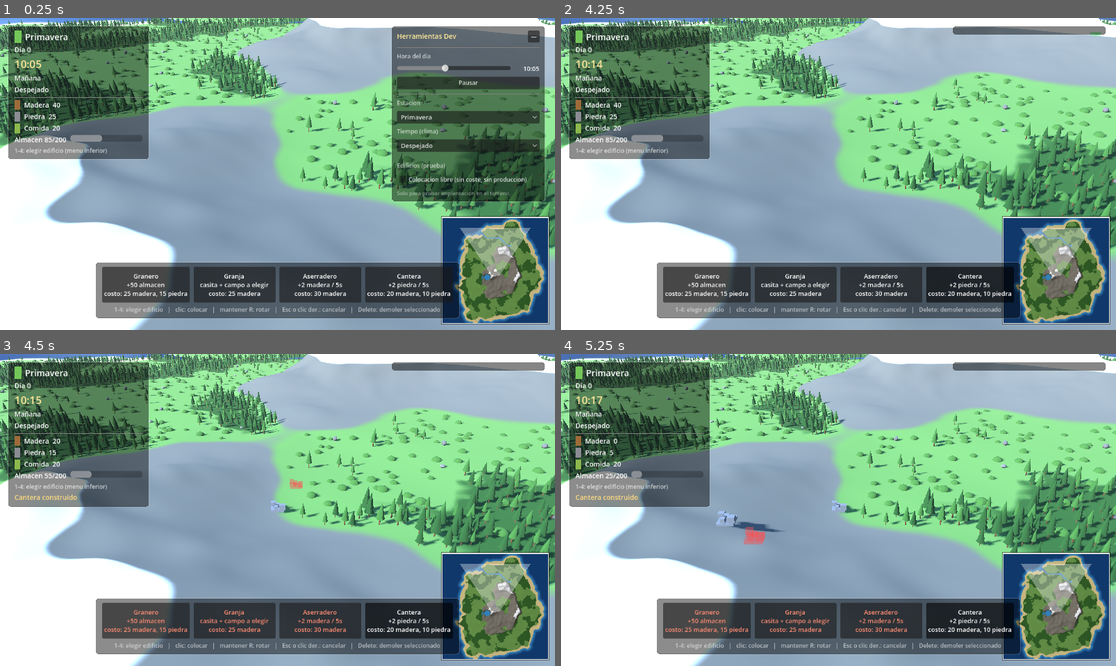
Above: before the commit, frames 1-4 (two rows, left to right).
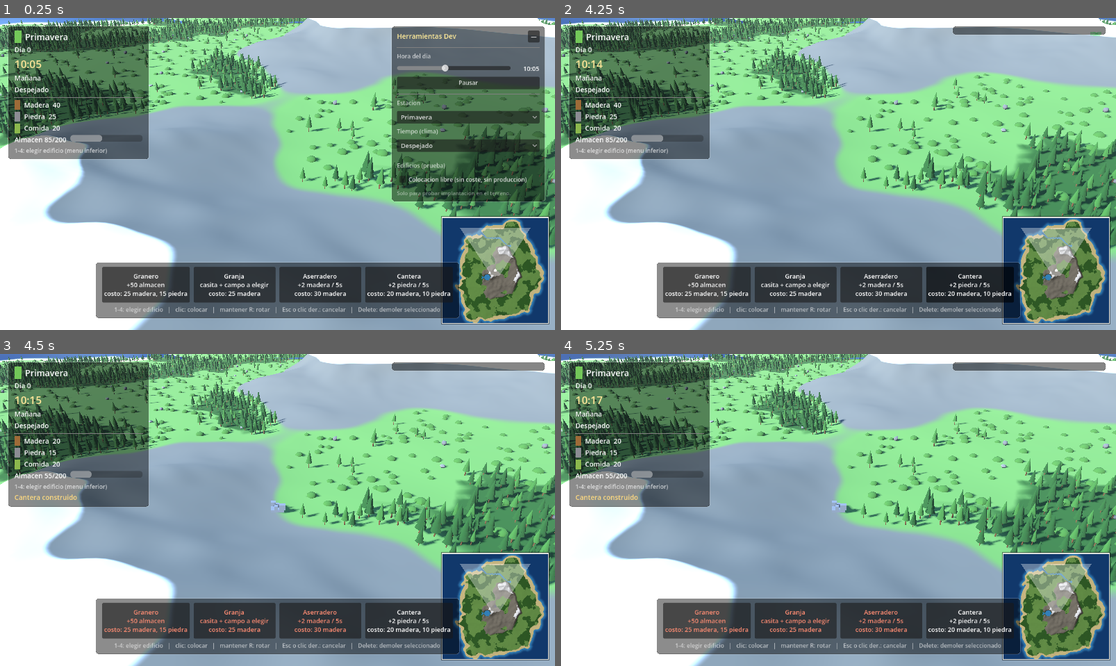
Above: after the commit, the same moments.

Repository: Juanlucg/AgeOfTowns3D
Game: Godot game, scene res://scenes/Main.tscn
Two runs of this game, one before a commit and one after it. Both use one fixed random seed, a clock stepped at 60 frames per second and the inputs below.
Inputs (mouse positions are in pixels of both pictures, inside the frame that each line leads up to):
- Up to frame 1 (0.25 s): no input
- Up to frame 2 (4.25 s): click "Granero +50 almacen costo: 25…" at 0.5 s; click "Granja casita + campo a elegi…" at 1.25 s; click "Aserradero +2 madera / 5s cos…" at 2 s; click "Cantera +2 piedra / 5s costo:…" at 2.75 s; click "—" at 3.5 s
- Up to frame 3 (4.5 s): tap Enter at 4.25 s; drag from (277, 510) to (333, 441) at 4.27 s
- Up to frame 4 (5.25 s): drag from (727, 525) to (810, 572) at 5.02 s

Frames 1-2 are identical in both runs. In frame 3, less than 0.1% of the frame differs, in the area x 52-55%, y 40-44%; in frame 4, 0.5%, in the area x 8-40%, y 27-62%.

Commit message:
Fix: menu se monta mal + auto-deseleccionar tras colocar
BuildingInfoMenu (reescrito):
- Reemplazo atomico del _content (VBox unico) en lugar de queue_free los
  hijos sueltos, que era deferido y producia paneles solapados.
- custom_minimum_size fijo de 320 px de ancho: layout estable desde el
  primer frame, sin solapamientos.
- Posicionamiento con await process_frame para que size sea valido,
  y clamp minimo de 8 px para evitar posiciones invalidas.

Buildings._place:
- Al final (cuando NO es granja), llamaba 'deselect()' que era la nueva
  funcion para limpiar foco de edificio COLOCADO. Eso dejaba _pending
  intacto y el fantasma de colocacion seguia al cursor.
- Ahora llama 'cancel_placement()' (la vieja renombrada): limpia _pending,
  libera el fantasma, y emite selection_changed.emit(&"") que resetea
  los botones del BuildMenu.

Diff:
--- a/scripts/BuildingInfoMenu.gd
+++ b/scripts/BuildingInfoMenu.gd
@@ -1,18 +1,16 @@
 extends PanelContainer
 class_name BuildingInfoMenu
-## Popup contextual que aparece al hacer clic en un edificio colocado.
-## Inspirado en menus de city-builders (Garrison, Banished...):
-## header con icono + nombre + descripcion, barra de capacidad,
-## lista de trabajadores con mood, y barra de acciones inferior.
+## Popup contextual al hacer clic en un edificio colocado. Inspirado en
+## city-builders: header (icono + nombre), descripcion, capacidad,
+## trabajadores, storage global y barra de acciones (Demoler).
+##
+## Reconstruccion atomica: un unico VBox `_content` se reemplaza entero
+## cada vez, evitando el solapamiento de paneles que se daba al
+## queue_free() los hijos sueltos.
 
 const _BIOME_NAMES := {0: "llanura", 1: "bosque", 2: "montaña"}
-const _RESOURCE_COLORS := {
-	"madera": Color(0.62, 0.42, 0.22),
-	"piedra": Color(0.55, 0.55, 0.58),
-	"comida": Color(0.55, 0.72, 0.30),
-}
-
-
+
+var _content: VBoxContainer = null
 var _record: BuildingRecord = null
 var _buildings: Buildings = null
 
@@ -21,7 +19,7 @@
 	mouse_filter = Control.MOUSE_FILTER_STOP
 	visible = false
 	z_index = 100
-	custom_minimum_size = Vector2(280, 0)
+	custom_minimum_size = Vector2(320, 0)
 
 
 func bind(buildings: Buildings) -> void:
@@ -30,23 +28,66 @@
 
 func show_for(record: BuildingRecord, at: Vector2) -> void:
 	_record = record
-	_clear()
+	# Reemplazo atomico: quito el content viejo y meto el nuevo sin
+	# solapamiento (queue_free es diferido, free inmediato).
+	if _content != null and is_instance_valid(_content):
+		_content.queue_free()
+	_content = VBoxContainer.new()
+	_content.add_theme_constant_override("separation", 8)
+	add_child(_content)
+
 	var def := _buildings.get_def(record.type)
 	if def == null:
 		hide_menu()
 		return
 
-	# --- Header: icono + nombre + cerrar ---
-	var header := HBoxContainer.new()
-	header.add_theme_constant_override("separation", 10)
-	add_child(header)
+	_build_header(_content, def)
+	if def.description != "":
+		_content.add_child(HSeparator.new())
+		_build_description(_content, def.description)
+	if def.capacity > 0:
+		_content.add_child(HSeparator.new())
+		_build_capacity(_content, def.capacity, def.capacity_resource)
+	if def.worker_count > 0:
+		_content.add_child(HSeparator.new())
+		_build_workers(_content, def)
+	_content.add_child(HSeparator.new())
+	_build_storage_row(_content)
+	_content.add_child(HSeparator.new())
+	_build_action_bar(_content)
+
+	visible = true
+	# Espera al layout y posiciona.
+	await get_tree().process_frame
+	var vp := get_viewport_rect().size
+	var pos := at + Vector2(20, -size.y * 0.5)
+	pos.x = clampf(pos.x, 8, maxf(8.0, vp.x - size.x - 8.0))
+	pos.y = clampf(pos.y, 8, maxf(8.0, vp.y - size.y - 8.0))
+	position = pos
+
+
+func hide_menu() -> void:
+	_record = null
+	visible = false
+
+
+func has_record() -> bool:
+	return _record != null
+
+
+# --- builders internos ---
+
+func _build_header(parent: VBoxContainer, def: BuildingDef) -> void:
+	var row := HBoxContainer.new()
+	row.add_theme_constant_override("separation", 10)
+	parent.add_child(row)
 	var icon := ColorRect.new()
 	icon.custom_minimum_size = Vector2(56, 56)
 	icon.color = def.color
-	header.add_child(icon)
+	row.add_child(icon)
 	var title_box := VBoxContainer.new()
 	title_box.size_flags_horizontal = Control.SIZE_EXPAND_FILL
-	header.add_child(title_box)
+	row.add_child(title_box)
 	var title := Label.new()
 	title.text = def.display_name
 	title.add_theme_font_size_override("font_size", 18)
@@ -63,63 +104,23 @@
 	close_btn.custom_minimum_size = Vector2(28, 28)
 	close_btn.add_theme_font_size_override("font_size", 12)
 	close_btn.pressed.connect(hide_menu)
-	header.add_child(close_btn)
-
-	# --- Descripcion ---
-	if def.description != "":
-		var sep := HSeparator.new()
-		add_child(sep)
-		var desc := Label.new()
-		desc.text = def.description
-		desc.add_theme_font_size_override("font_size", 12)
-		desc.add_theme_color_override("font_color", Color(1, 1, 1, 0.85))
-		desc.autowrap_mode = TextServer.AUTOWRAP_WORD_SMART
-		desc.custom_minimum_size = Vector2(260, 0)
-		add_child(desc)
-
-	# --- Capacidad (e.g. granero 300/300 de comida) ---
-	if def.capacity > 0:
-		add_child(HSeparator.new())
-		_add_capacity(def.capacity, def.capacity_resource)
-
-	# --- Trabajadores ---
-	if def.worker_count > 0:
-		add_child(HSeparator.new())
-		_add_workers(def)
-
-	# --- Storage global (resumen rapido) ---
-	add_child(HSeparator.new())
-	_add_storage_row()
-
-	# --- Barra de acciones inferior ---
-	add_child(HSeparator.new())
-	_add_action_bar()
-
-	# Posicion: a la derecha del edificio, dentro del viewport.
-	var vp := get_viewport_rect().size
-	await get_tree().process_frame  # dejar que el layout calcule size
-	var pos := at + Vector2(20, -size.y * 0.5)
-	pos.x = clampf(pos.x, 8, vp.x - size.x - 8)
-	pos.y = clampf(pos.y, 8, vp.y - size.y - 8)
-	position = pos
-	visible = true
-
-
-func hide_menu() -> void:
-	_record = null
-	visible = false
-
-
-func has_record() -> bool:
-	return _record != null
-
-
-# --- builders internos ---
-
-func _add_capacity(max: int, resource: StringName) -> void:
+	row.add_child(close_btn)
+
+
+func _build_description(parent: VBoxContainer, text: String) -> void:
+	var desc := Label.new()
+	desc.text = text
+	desc.add_theme_font_size_override("font_size", 12)
+	desc.add_theme_color_override("font_color", Color(1, 1, 1, 0.85))
+	desc.autowrap_mode = TextServer.AUTOWRAP_WORD_SMART
+	desc.custom_minimum_size = Vector2(280, 0)
+	parent.add_child(desc)
+
+
+func _build_capacity(parent: VBoxContainer, max: int, resource: StringName) -> void:
 	var row := HBoxContainer.new()
 	row.add_theme_constant_override("separation", 6)
-	add_child(row)
+	parent.add_child(row)
 	var label := Label.new()
 	label.text = "%s:" % String(resource).capitalize()
 	label.add_theme_font_size_override("font_size", 12)
@@ -139,16 +140,16 @@
 	row.add_child(value_label)
 
 
-func _add_workers(def: BuildingDef) -> void:
+func _build_workers(parent: VBoxContainer, def: BuildingDef) -> void:
 	var title := Label.new()
 	title.text = "Trabajadores"
 	title.add_theme_font_size_override("font_size", 12)
 	title.add_theme_color_override("font_color", Color(1, 1, 1, 0.65))
-	add_child(title)
+	parent.add_child(title)
 	for i in def.worker_count:
 		var slot := HBoxContainer.new()
 		slot.add_theme_constant_override("separation", 6)
-		add_child(slot)
+		parent.add_child(slot)
 		var avatar := ColorRect.new()
 		avatar.custom_minimum_size = Vector2(20, 20)
 		avatar.color = def.color
@@ -164,15 +165,15 @@
 		lbl.size_flags_horizontal = Control.SIZE_EXPAND_FILL
 		slot.add_child(lbl)
 		var mood := Label.new()
-		mood.text = "😊"
+		mood.text = "OK"
 		mood.add_theme_font_size_override("font_size", 12)
 		slot.add_child(mood)
 
 
-func _add_storage_row() -> void:
+func _build_storage_row(parent: VBoxContainer) -> void:
 	var row := HBoxContainer.new()
 	row.add_theme_constant_override("separation", 12)
-	add_child(row)
+	parent.add_child(row)
 	for k in Economy.RESOURCE_NAMES:
 		var cell := HBoxContainer.new()
 		cell.add_theme_constant_override("separation", 4)
@@ -190,20 +191,19 @@
 		cell.add_child(lbl)
 
 
-func _add_action_bar() -> void:
+func _build_action_bar(parent: VBoxContainer) -> void:
 	var bar := HBoxContainer.new()
 	bar.add_theme_constant_override("separation", 6)
-	bar.alignment = BoxContainer.ALIGNMENT_CENTER
-	add_child(bar)
+	parent.add_child(bar)
 
 	var spacer_l := Control.new()
 	spacer_l.size_flags_horizontal = Control.SIZE_EXPAND_FILL
 	bar.add_child(spacer_l)
 
-	# Demoler (boton principal, color rojo)
 	var demolish := Button.new()
-	demolish.text = "✕ Demoler (50% reembolso)"
+	demolish.text = "X Demoler (50% reembolso)"
 	demolish.add_theme_font_size_override("font_size", 12)
+	demolish.size_flags_horizontal = Control.SIZE_EXPAND_FILL
 	var red := StyleBoxFlat.new()
 	red.bg_color = Color(0.55, 0.18, 0.18, 0.85)
 	red.set_corner_radius_all(4)
@@ -220,8 +220,6 @@
 	bar.add_child(spacer_r)
 
 
-# --- handlers ---
-
 func _on_demolish_pressed() -> void:
 	if _record == null or _buildings == null:
 		return
@@ -234,8 +232,3 @@
 	if n == int(n):
 		return str(int(n))
 	return "%.1f" % n
-
-
-func _clear() -> void:
-	for c in get_children():
-		c.queue_free()
--- a/scripts/Buildings.gd
+++ b/scripts/Buildings.gd
@@ -474,7 +474,7 @@
 		_ghost.visible = false
 		message_requested.emit("Elige la zona con el raton (clic) y el cultivo: 1 Trigo, 2 Zanahorias, 3 Bayas")
 		return
-	deselect()
+	cancel_placement()
 
 
 func _confirm_field() -> void:
